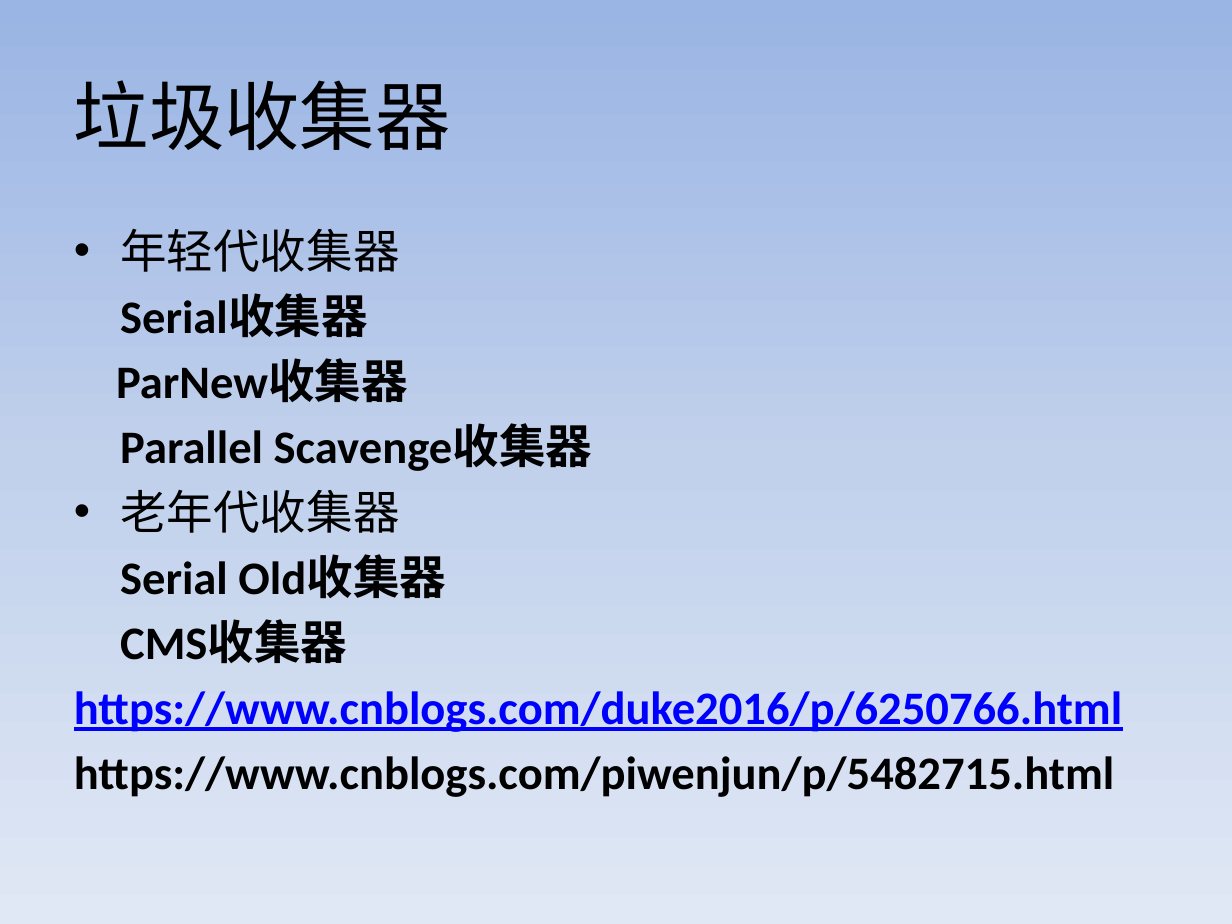
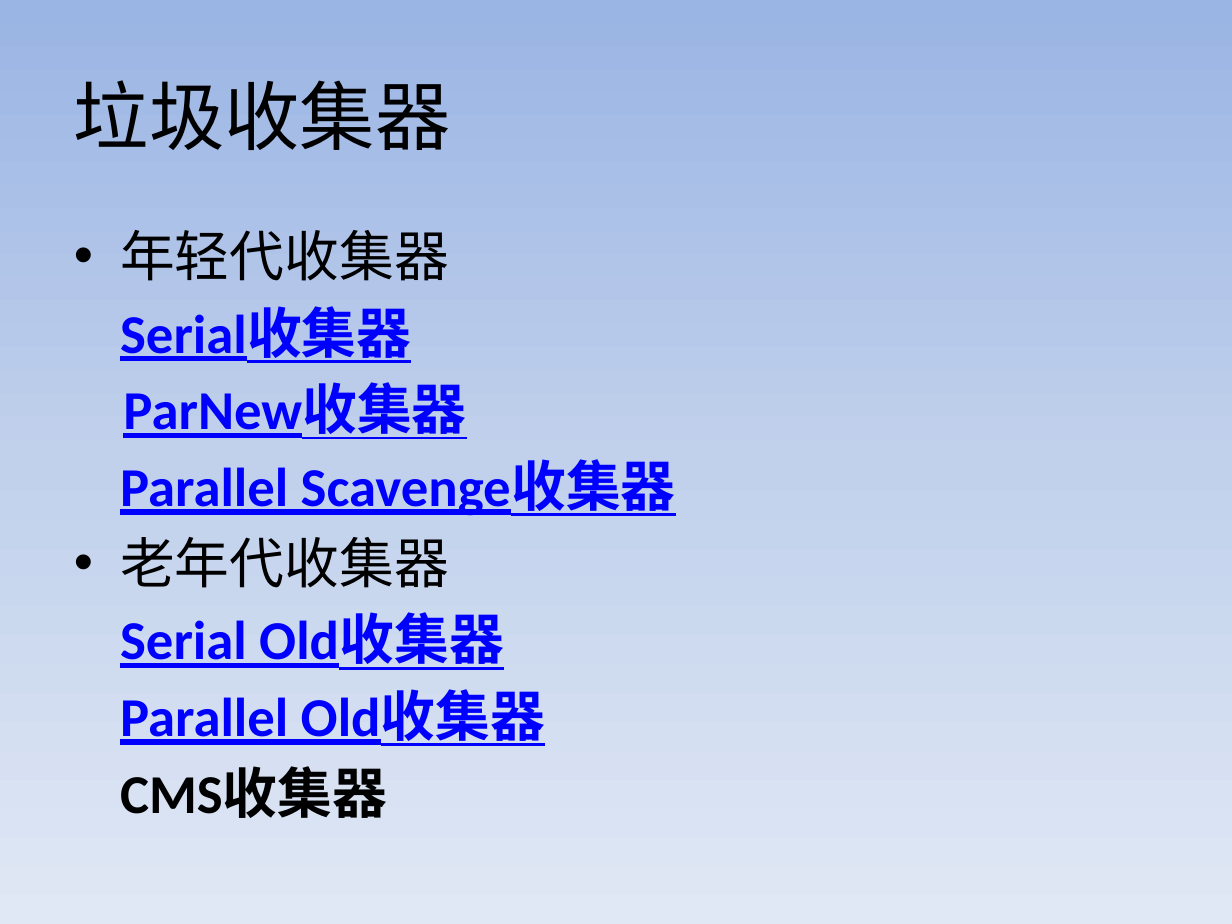
Before and after one commit to Aissue/myLearn, a slide deck: slide 4 of aboutGC/src/files/GC.pptx. Drawn at 1232x924 pixels with LibreOffice and Linux fonts; fonts in the diff are those of the drawing. Boxes give left, top, right and bottom in pixels: in the first picture for what was removed or moved away, otherwise in the second. Text is boxed around its words. In the diff, an @@ line names an element or a change of style, - is before the commit and + after.

```diff
--- a/aboutGC/src/files/GC.pptx
+++ b/aboutGC/src/files/GC.pptx
@@ text at (120, 230, 676, 818): size 27.2 to 32 pt in "年轻代收集器", "Serial收集器", "ParNew收集器", "Parallel Scavenge收集器" and 3 more places; text colour #000000 to #0000FF, underline on in "Serial收集器", "ParNew收集器", "Parallel Scavenge收集器", "Serial Old收集器" @@
@@ text at (74, 691, 1122, 797): paragraphs removed @@
-https://www.cnblogs.com/duke2016/p/6250766.html
-https://www.cnblogs.com/piwenjun/p/5482715.html
@@ text at (120, 690, 546, 749): paragraph added @@
+Parallel Old收集器
```
Also in this commit, not shown: 1 other slide changed, 4 slides added, 1 other file.
